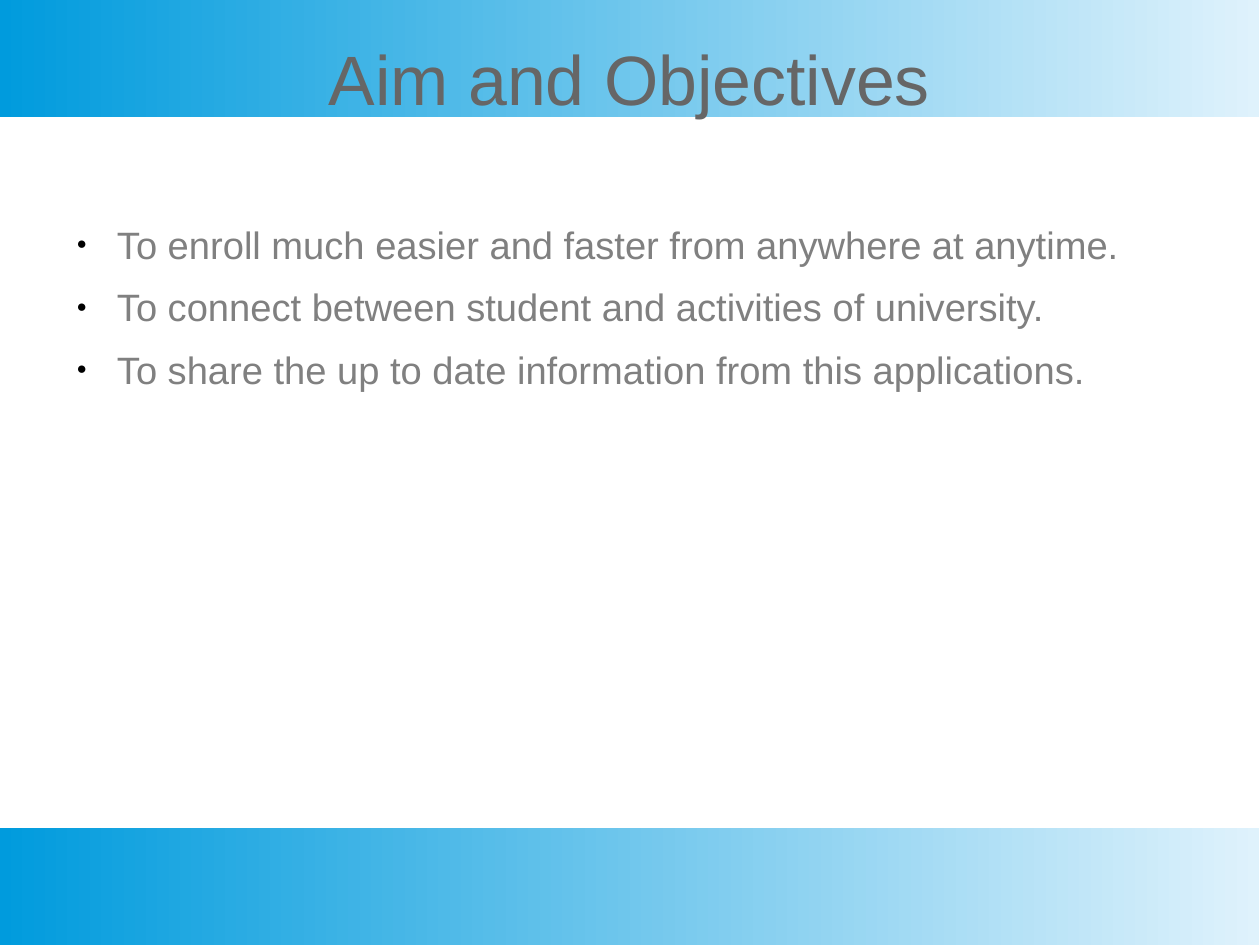
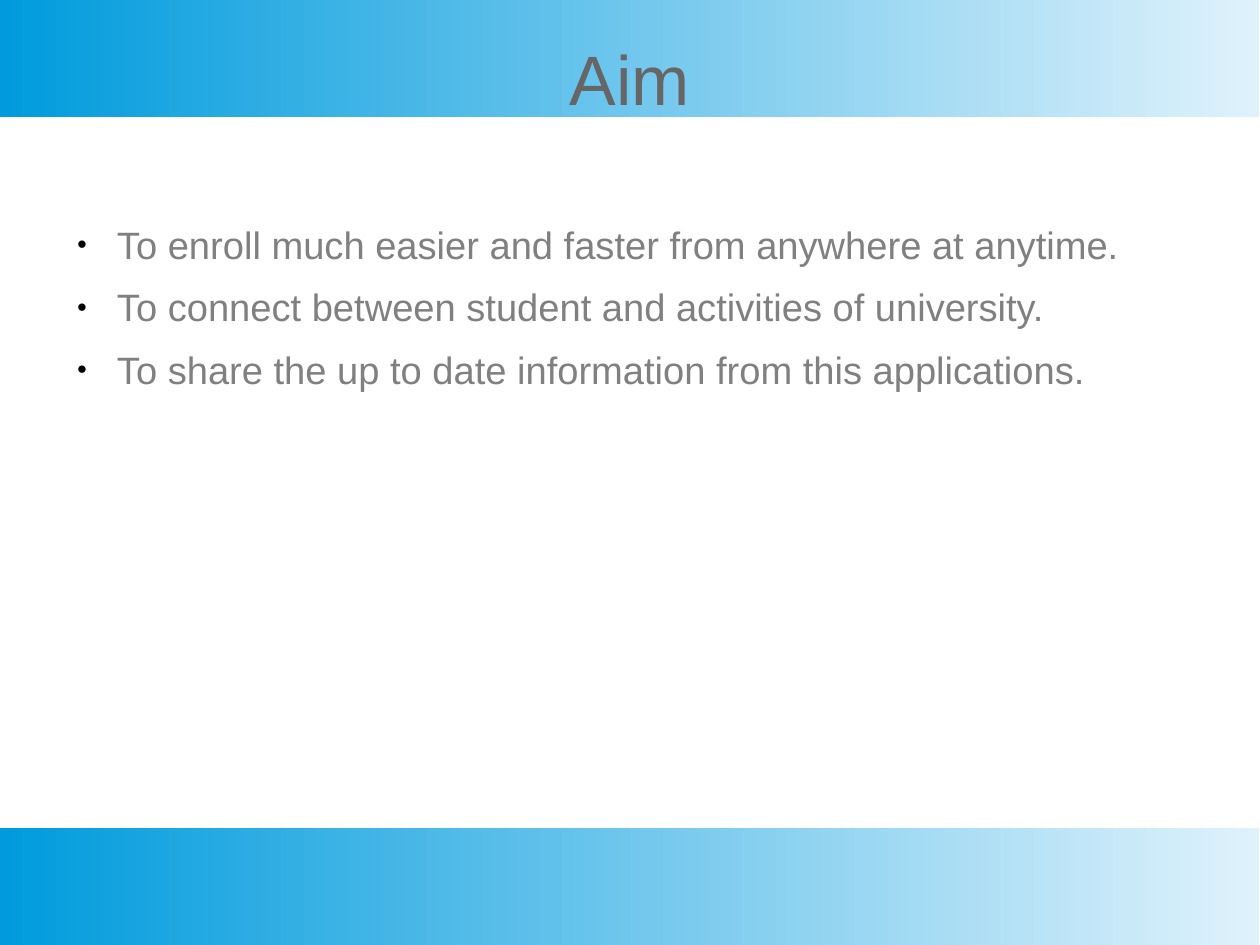
Before and after one commit to heinyekyaw/URSPPP, a slide deck: slide 6 of shout yay.pptx (slide 4 before the commit). Drawn at 1260x945 pixels with LibreOffice and Linux fonts; fonts in the diff are those of the drawing. Boxes give left, top, right and bottom in pixels: in the first picture for what was removed or moved away, otherwise in the second. Text is boxed around its words. In the diff, an @@ line names an element or a change of style, - is before the commit and + after.

```diff
--- a/shout yay.pptx
+++ b/shout yay.pptx
@@ text at <box>570,54,690,118</box>: text changed @@
-Aim and Objectives
+Aim
```
Also in this commit, not shown: 4 other slides changed, 12 slides added.
